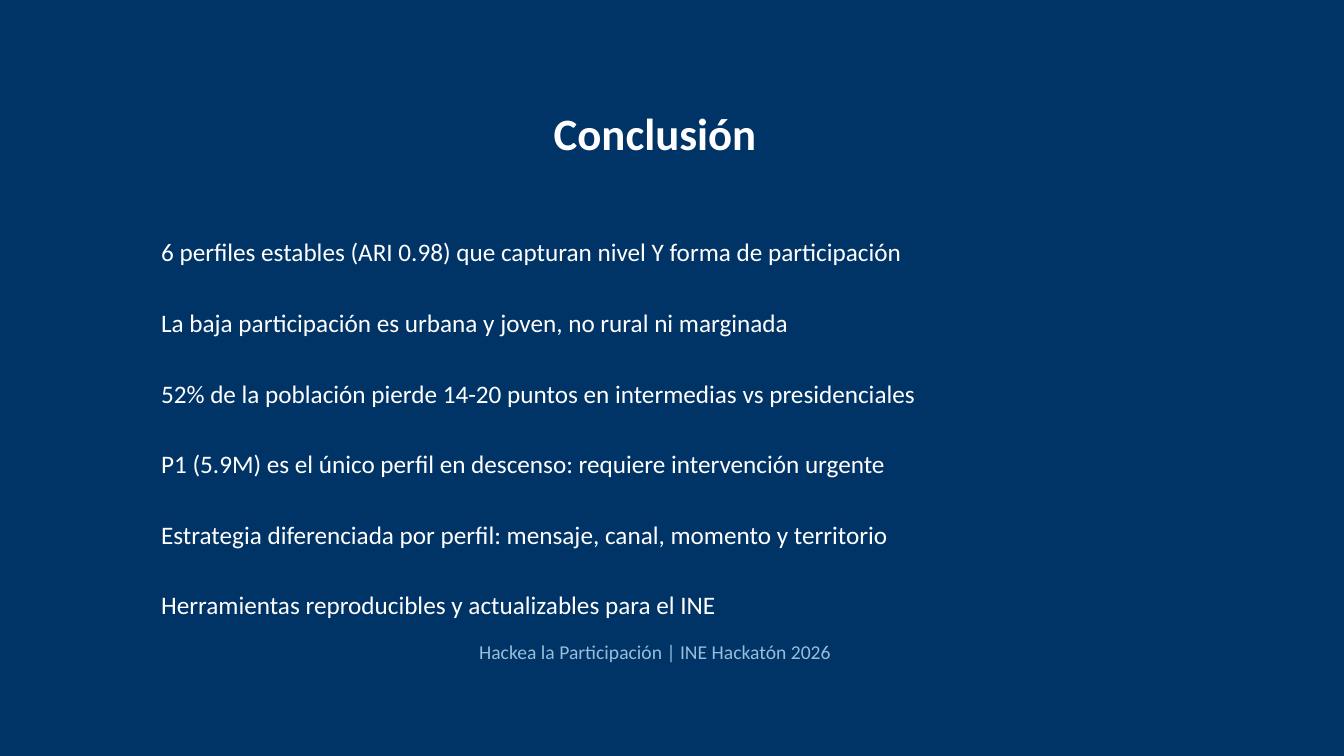
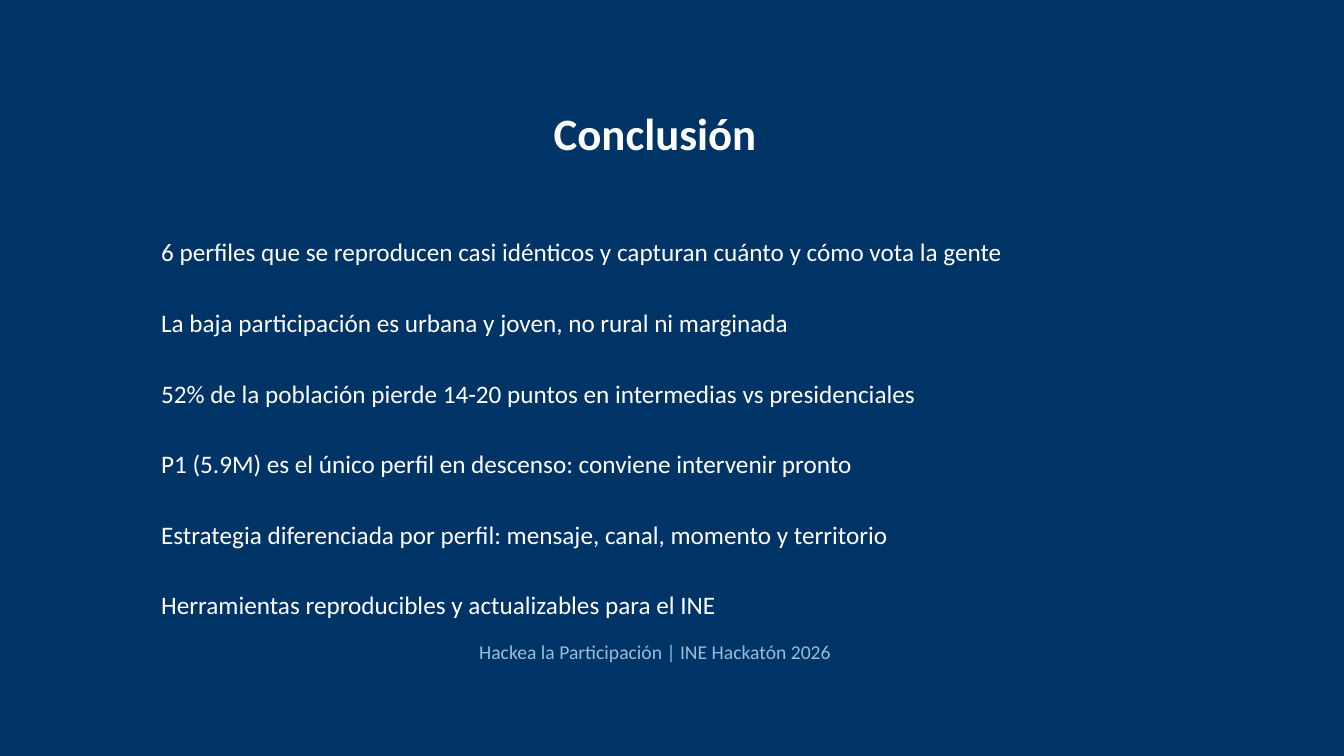
Before and after one commit to GuIsTyping/INE_HACKATHON, a slide deck: slide 10 of DATA/DOCS/presentacion_ejecutiva.pptx. Drawn at 1344x756 pixels with LibreOffice and Linux fonts; fonts in the diff are those of the drawing. Boxes give left, top, right and bottom in pixels: in the first picture for what was removed or moved away, otherwise in the second. Text is boxed around its words. In the diff, an @@ line names an element or a change of style, - is before the commit and + after.

Commit message:
Reporte tecnico mas claro, pendiente: generar el pdf del documento tecnico y actualizacion de las estrategias por perfil

```diff
--- a/DATA/DOCS/presentacion_ejecutiva.pptx
+++ b/DATA/DOCS/presentacion_ejecutiva.pptx
@@ text at (161, 243, 1001, 266): text changed @@
-6 perfiles estables (ARI 0.98) que capturan nivel Y forma de participación
+6 perfiles que se reproducen casi idénticos y capturan cuánto y cómo vota la gente
@@ text at (161, 454, 851, 477): text changed @@
-P1 (5.9M) es el único perfil en descenso: requiere intervención urgente
+P1 (5.9M) es el único perfil en descenso: conviene intervenir pronto
```
Also in this commit, not shown: 5 other slides changed, 4 other files.
